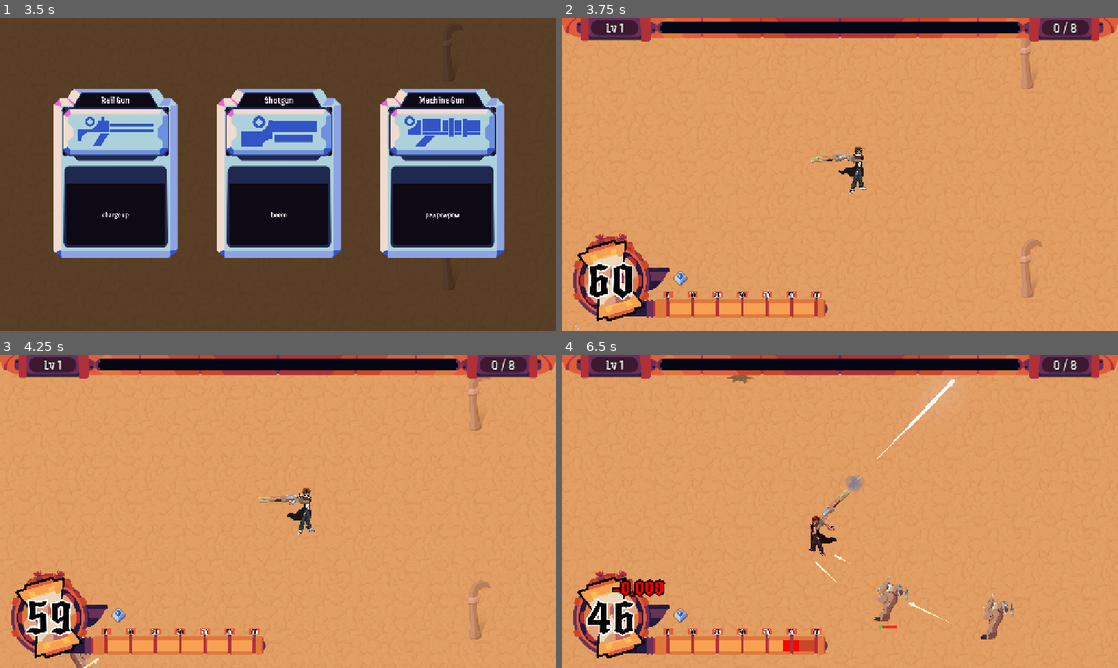
Above: before the commit, frames 1-4 (two rows, left to right).
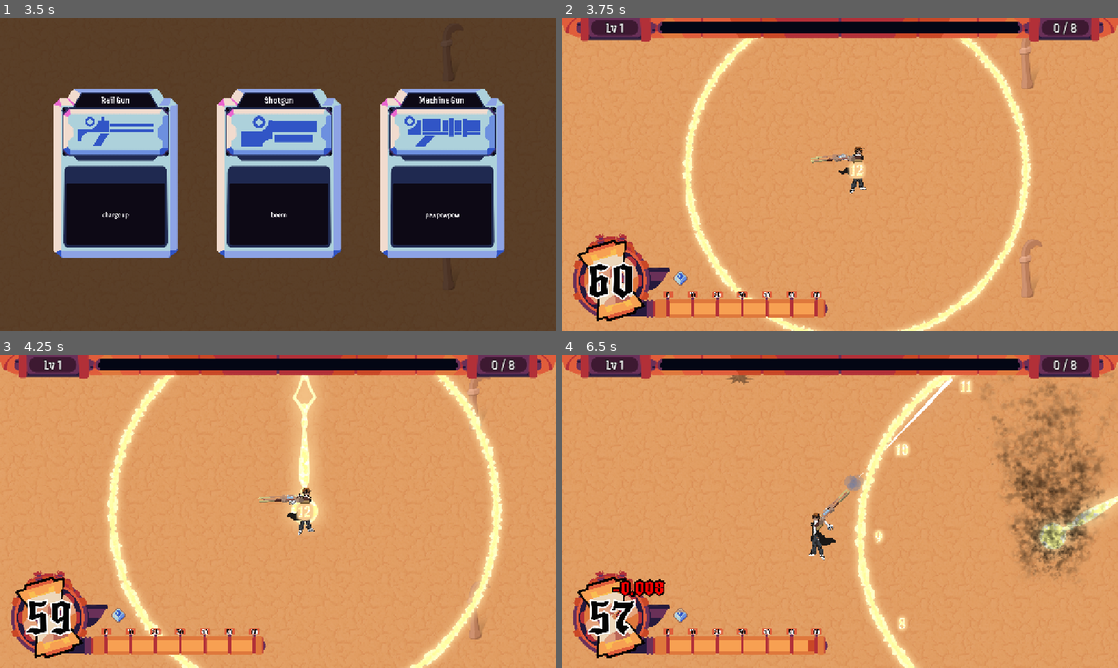
Above: after the commit, the same moments.

Repository: chiefpat450119/GMTK-2026
Game: Godot game, scene res://scenes/main.tscn
Same seed, same stepped clock (60 frames per second), same inputs: the game is played once before the commit and once after it.
Inputs (mouse positions are in pixels of both pictures, inside the frame that each line leads up to):
- Up to frame 1 (3.5 s): tap Enter at 0.5 s; move the mouse to (400, 158) at 0.52 s; hold D (Right) 0.53-1.25 s; tap Shift (Dash) at 0.6 s; click (400, 158) at 0.67 s; drag from (166, 190) to (250, 237) at 1.27 s; click "Play" at 2 s; move the mouse to (333, 105) at 2.77 s; hold D (Right) from 2.78 s (still down); tap U at 2.85 s
- Up to frame 2 (3.75 s): release D (Right) at 3.5 s; click "Rail Gun" at 3.5 s
- Up to frame 3 (4.25 s): no input
- Up to frame 4 (6.5 s): drag from (812, 574) to (667, 652) at 4.27 s; move the mouse to (1006, 558) at 5.02 s; hold A (Left) 5.03-5.75 s; tap Shift (Dash) at 5.1 s; drag from (673, 464) to (984, 358) at 5.77 s

Frame 1 is identical in both runs. In frame 2, 4.4% of the frame differs, in the area x 2-85%, y 6-100%; in frame 3, 6.3%; in frame 4, 11%, in the area x 4-100%, y 2-100%.

Commit message:
feat: victory SFX

Diff:
--- a/resources/audio/sound_bank.tres
+++ b/resources/audio/sound_bank.tres
@@ -48,7 +48,9 @@
 [ext_resource type="Resource" uid="uid://bo2ogl1yscqng" path="res://resources/audio/sound_entries/intro_slide_in.tres" id="45_r01f3"]
 [ext_resource type="Resource" uid="uid://cwxeu37j6ic1k" path="res://resources/audio/sound_entries/intro_stamp_down.tres" id="46_5gmmo"]
 [ext_resource type="Resource" uid="uid://cu0eyrmv3env2" path="res://resources/audio/sound_entries/intro_stamp_down2.tres" id="47_i1wky"]
+[ext_resource type="Resource" uid="uid://bi8vyqog70w26" path="res://resources/audio/sound_entries/victory.tres" id="48_i1wky"]
+[ext_resource type="Resource" uid="uid://bs8r17xibm3us" path="res://resources/audio/sound_entries/victory2.tres" id="49_7ch2v"]
 
 [resource]
 script = ExtResource("2_bank")
-entries = Array[ExtResource("1_entry")]([ExtResource("2_umck …(1081 unchanged characters)… rce("46_5gmmo"), ExtResource("47_i1wky")])
+entries = Array[ExtResource("1_entry")]([ExtResource("2_umck …(1081 unchanged characters)… rce("46_5gmmo"), ExtResource("47_i1wky"), ExtResource("48_i1wky"), ExtResource("49_7ch2v")])
--- /dev/null
+++ b/resources/audio/sound_entries/victory.tres
@@ -0,0 +1,10 @@
+[gd_resource type="Resource" script_class="SoundEntry" format=3 uid="uid://bi8vyqog70w26"]
+
+[ext_resource type="Script" uid="uid://my4saxjc4cnj" path="res://resources/audio/sound_entry.gd" id="1_6ofip"]
+[ext_resource type="AudioStream" uid="uid://c5wy7wyhclhll" path="res://assets/sfx/Intro Stamp Down2.wav" id="2_d22jr"]
+
+[resource]
+script = ExtResource("1_6ofip")
+id = &"victory"
+stream = ExtResource("2_d22jr")
+metadata/_custom_type_script = "uid://my4saxjc4cnj"
--- /dev/null
+++ b/resources/audio/sound_entries/victory2.tres
@@ -0,0 +1,11 @@
+[gd_resource type="Resource" script_class="SoundEntry" format=3 uid="uid://bs8r17xibm3us"]
+
+[ext_resource type="Script" uid="uid://my4saxjc4cnj" path="res://resources/audio/sound_entry.gd" id="1_u8owa"]
+[ext_resource type="AudioStream" uid="uid://dyd3kknhapsag" path="res://assets/sfx/Victory2.wav" id="2_u8owa"]
+
+[resource]
+script = ExtResource("1_u8owa")
+id = &"victory2"
+stream = ExtResource("2_u8owa")
+volume_db = -4.0
+metadata/_custom_type_script = "uid://my4saxjc4cnj"
--- a/scenes/entities/enemies/boss/boss.tscn
+++ b/scenes/entities/enemies/boss/boss.tscn
@@ -49,7 +49,7 @@
 active_on_ready = false
 
 [node name="HealthComponent" parent="." index="4" unique_id=2054313803]
-base_hp = 2000.0
+base_hp = 1.0
 
 [node name="StateMachine" type="Node" parent="." index="5" unique_id=550507866 node_paths=PackedStringArray("initial_state")]
 script = ExtResource("3_boss")
--- a/scenes/entities/enemies/enemy_spawner.tscn
+++ b/scenes/entities/enemies/enemy_spawner.tscn
@@ -39,6 +39,7 @@
 wave_changed_event = ExtResource("3_0okg5")
 enemy_pool = Array[ExtResource("3_6mcpi")]([SubResource("Resource_wqkcr"), SubResource("Resource_p0kws"), SubResource("Resource_dunn1"), SubResource("Resource_6gnc1")])
 boss_spawner = ExtResource("8_eklk0")
+boss_spawn_wave = 0
 metadata/_custom_type_script = "uid://c680wy8q4de83"
 
 [node name="Timer" type="Timer" parent="." unique_id=681572550]
--- a/scenes/ui/victory_screen.gd
+++ b/scenes/ui/victory_screen.gd
@@ -76,6 +76,8 @@
 
 
 func _on_shown() -> void:
+	SFX.play(&"victory")
+	SFX.play(&"victory2")
 	if _intro_tween and _intro_tween.is_valid():
 		_intro_tween.kill()
 
Not shown, added: assets/sfx/Victory2.wav.import
Not shown, added: assets/sfx/Victory2.wav
